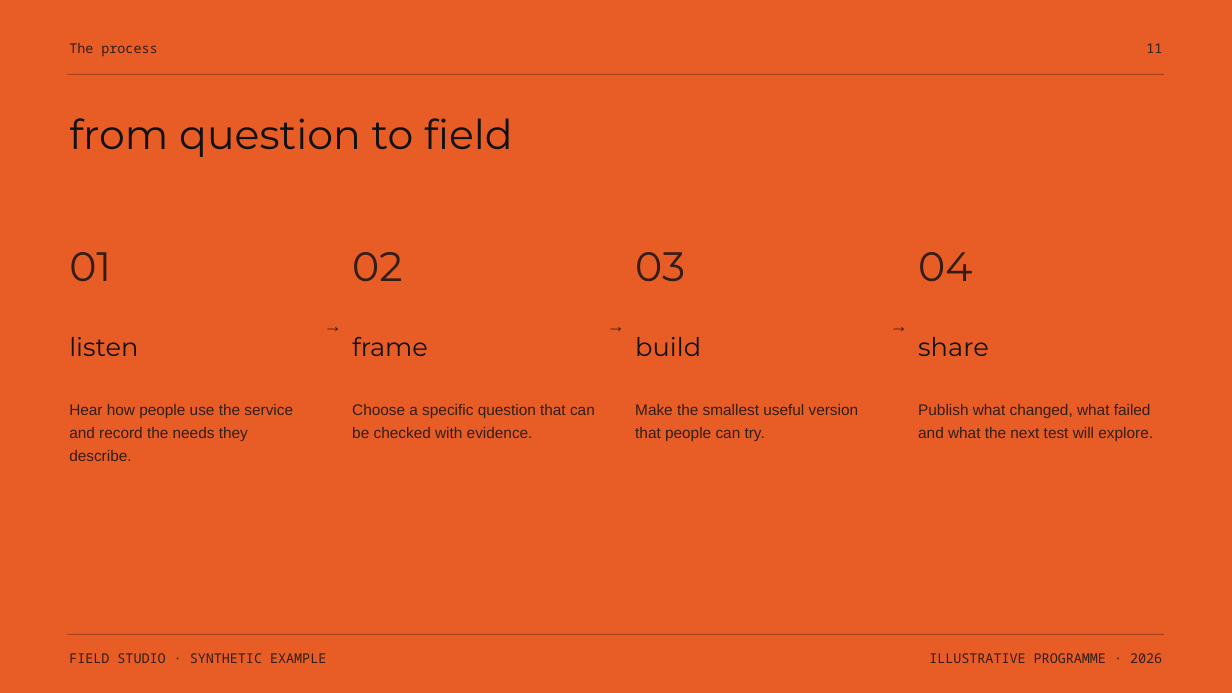
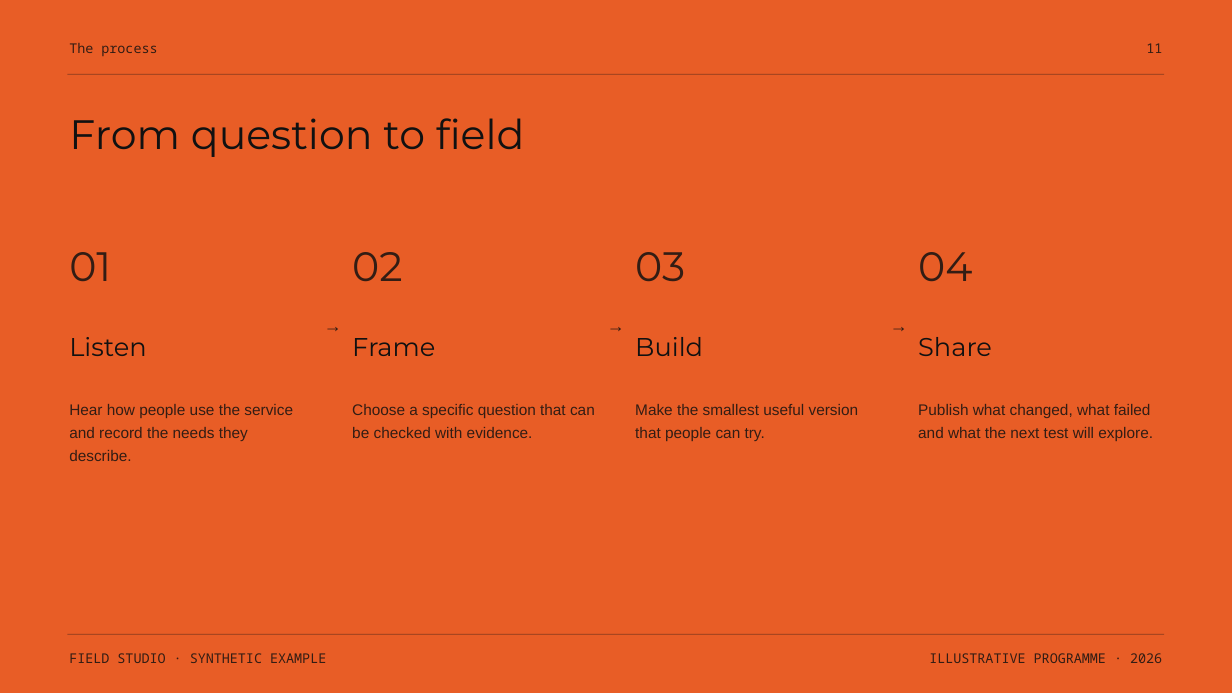
Before and after one commit to hustcer/pptx-nova, a slide deck: slide 11 of pptx-nova/assets/examples/broadside/deck.pptx. Drawn at 1232x693 pixels with LibreOffice and Linux fonts; fonts in the diff are those of the drawing. Boxes give left, top, right and bottom in pixels: in the first picture for what was removed or moved away, otherwise in the second. Text is boxed around its words. In the diff, an @@ line names an element or a change of style, - is before the commit and + after.

```diff
--- a/pptx-nova/assets/examples/broadside/deck.pptx
+++ b/pptx-nova/assets/examples/broadside/deck.pptx
@@ text at (x1=69, y1=118, x2=525, y2=157): text changed @@
-from question to field
+From question to field
@@ text at (x1=69, y1=337, x2=146, y2=356): text changed @@
-listen
+Listen
@@ text at (x1=352, y1=338, x2=435, y2=356): text changed @@
-frame
+Frame
@@ text at (x1=635, y1=337, x2=703, y2=356): text changed @@
-build
+Build
@@ text at (x1=918, y1=337, x2=992, y2=356): text changed @@
-share
+Share
```
Also in this commit, not shown: 9 other slides changed, 14 other files.
